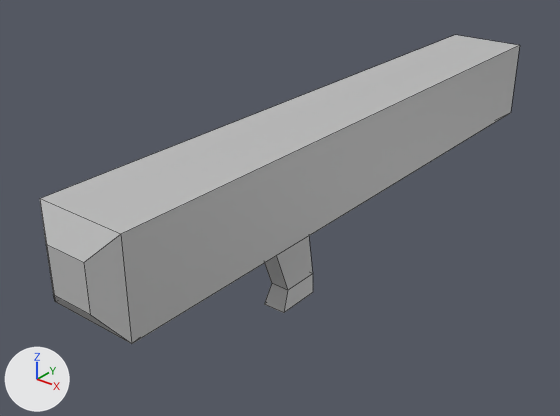
The Blender file Res/Weapons.blend, before and after one commit.
Rendered twice from a camera (50 mm lens) standing at (3.75, -4.14, 3.08) and looking at (-0.33, 0.97, -0.09). Every picture has the same lights, and +X, +Y and +Z are marked at lower left. Mesh edges are drawn as thin lines. The same objects are shown in both versions, whatever each file hides.

In view in the first picture: 'Bazooka'.
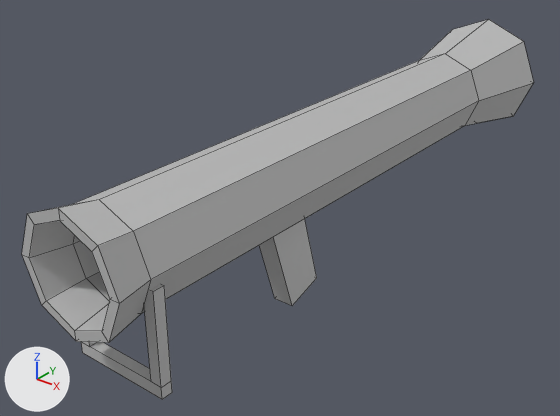
Location of each change, (x1, y1, x2, y2) in pixels of the pictures (560 x 416 px):
'Bazooka', reshaped (7% wider, 23% taller)
    before: (40, 35, 520, 344)
    after: (22, 19, 534, 399)

The edits, one by one:
Material 'Black' (mat_black) is new.
Its base color is (0.0, 0.0, 0.0) (black #000000).
Mesh me_cylinder_001 is new.
It has 108 vertices, 96 faces and spans x -0.63..0.63, y -1.96..4.08, z -0.7..1.24.
Faces by material slot: [94, 2].
It uses material mat_gray (light grey #bfbfbf).
It uses material mat_black (black #000000).
Object 'Bazooka' (ob_bazooka) now shows me_cylinder_001 instead of me_cube_007.
